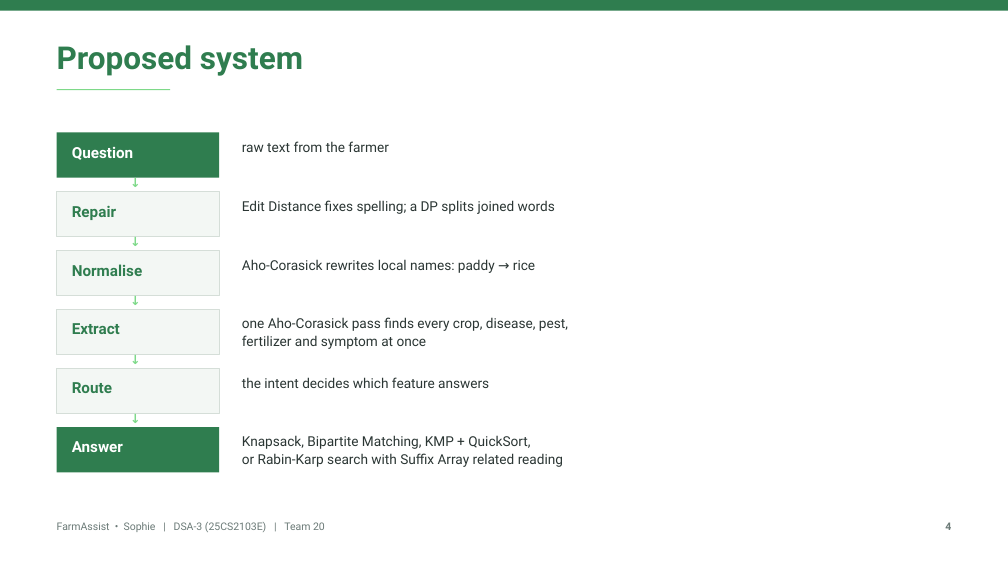
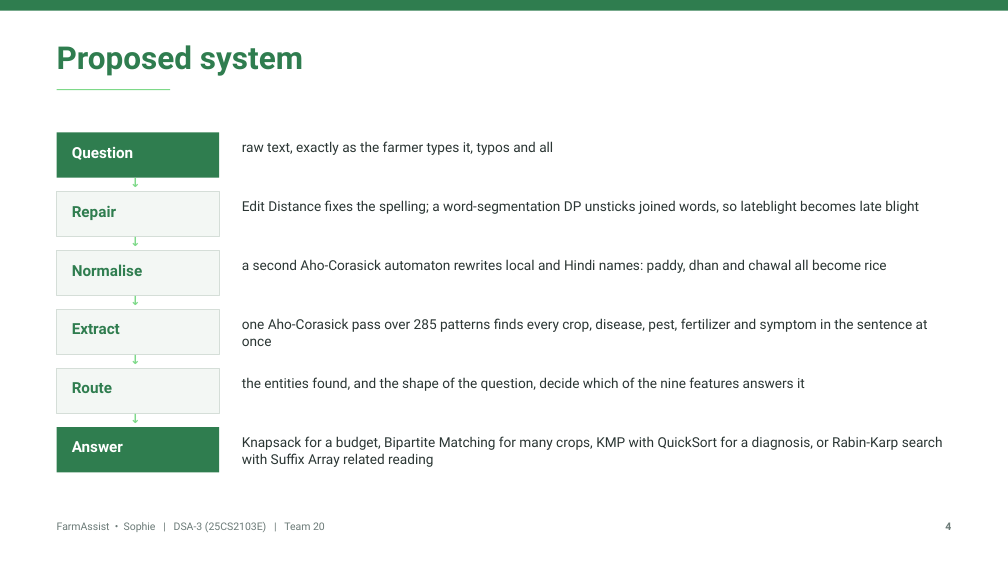
Before and after one commit to NLR-2007/2520030366_DSA-03, a slide deck: slide 4 of Project/FarmAssist/FarmAssist-Review1.pptx. Drawn at 1008x567 pixels with LibreOffice and Linux fonts; fonts in the diff are those of the drawing. Boxes give left, top, right and bottom in pixels: in the first picture for what was removed or moved away, otherwise in the second. Text is boxed around its words. In the diff, an @@ line names an element or a change of style, - is before the commit and + after.

```diff
--- a/Project/FarmAssist/FarmAssist-Review1.pptx
+++ b/Project/FarmAssist/FarmAssist-Review1.pptx
@@ text at [242, 141, 553, 155]: text changed @@
-raw text from the farmer
+raw text, exactly as the farmer types it, typos and all
@@ text at [242, 200, 919, 214]: text changed @@
-Edit Distance fixes spelling; a DP splits joined words
+Edit Distance fixes the spelling; a word-segmentation DP unsticks joined words, so lateblight becomes late blight
@@ text at [242, 259, 886, 273]: text changed @@
-Aho-Corasick rewrites local names: paddy → rice
+a second Aho-Corasick automaton rewrites local and Hindi names: paddy, dhan and chawal all become rice
@@ text at [242, 318, 928, 346]: text changed @@
-one Aho-Corasick pass finds every crop, disease, pest,
-fertilizer and symptom at once
+one Aho-Corasick pass over 285 patterns finds every crop, disease, pest, fertilizer and symptom in the sentence at once
@@ text at [242, 377, 805, 391]: text changed @@
-the intent decides which feature answers
+the entities found, and the shape of the question, decide which of the nine features answers it
@@ text at [242, 436, 943, 467]: text changed @@
-Knapsack, Bipartite Matching, KMP + QuickSort,
-or Rabin-Karp search with Suffix Array related reading
+Knapsack for a budget, Bipartite Matching for many crops, KMP with QuickSort for a diagnosis, or Rabin-Karp search with Suffix Array related reading
```
Also in this commit, not shown: 1 other slide changed, 21 other files.
